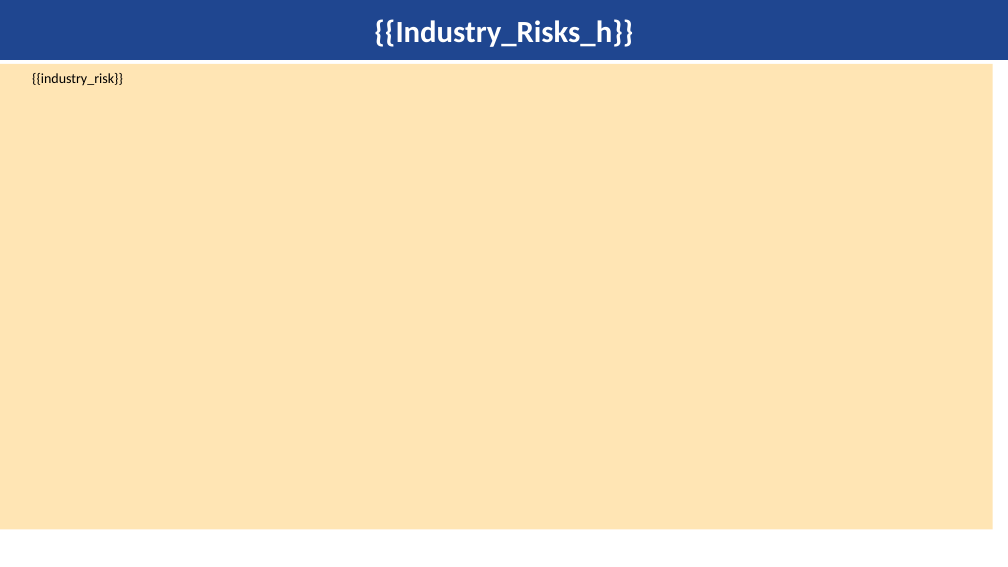
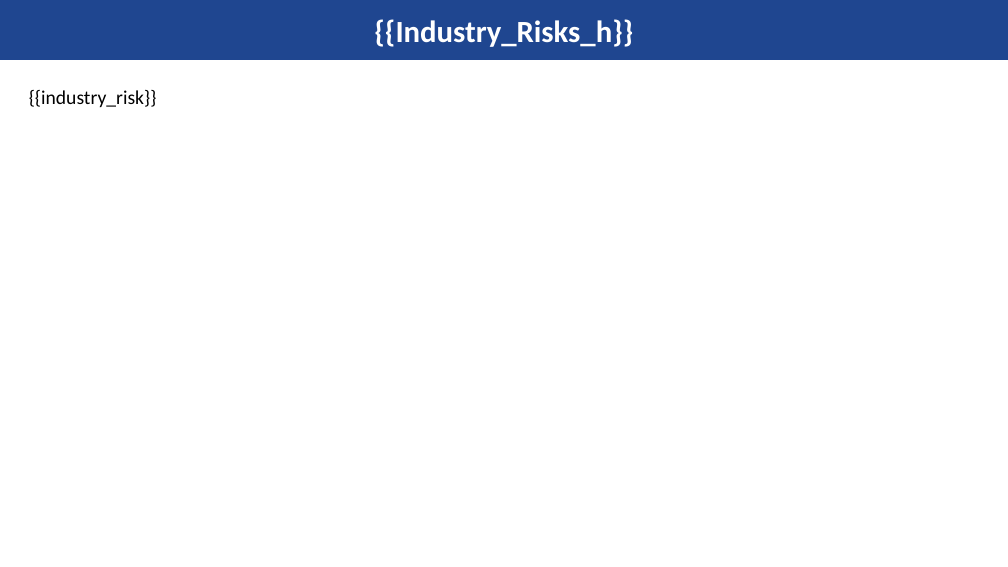
Before and after one commit to kishanyash/fluffy-lamp, a slide deck: slide 10 of master_template.pptx (slide 9 before the commit). Drawn at 1008x567 pixels with LibreOffice and Linux fonts; fonts in the diff are those of the drawing; background and template pictures are left out. Boxes give left, top, right and bottom in pixels: in the first picture for what was removed or moved away, otherwise in the second. Text is boxed around its words. In the diff, an @@ line names an element or a change of style, - is before the commit and + after.

```diff
--- a/master_template.pptx
+++ b/master_template.pptx
@@ text "{{industry_risk}}": place and size @@
-text "{{industry_risk}}" at (0, 64, 993, 529)
+text "{{industry_risk}}" at (29, 90, 157, 107)
@@ text "{{industry_risk}}" at (29, 90, 157, 107): size 10 to 14 pt; alignment justified to left; indent changed; vertical alignment middle to top; fill #FFE5B4 to none @@
```
Also in this commit, not shown: 10 other slides changed, 1 slide added.
